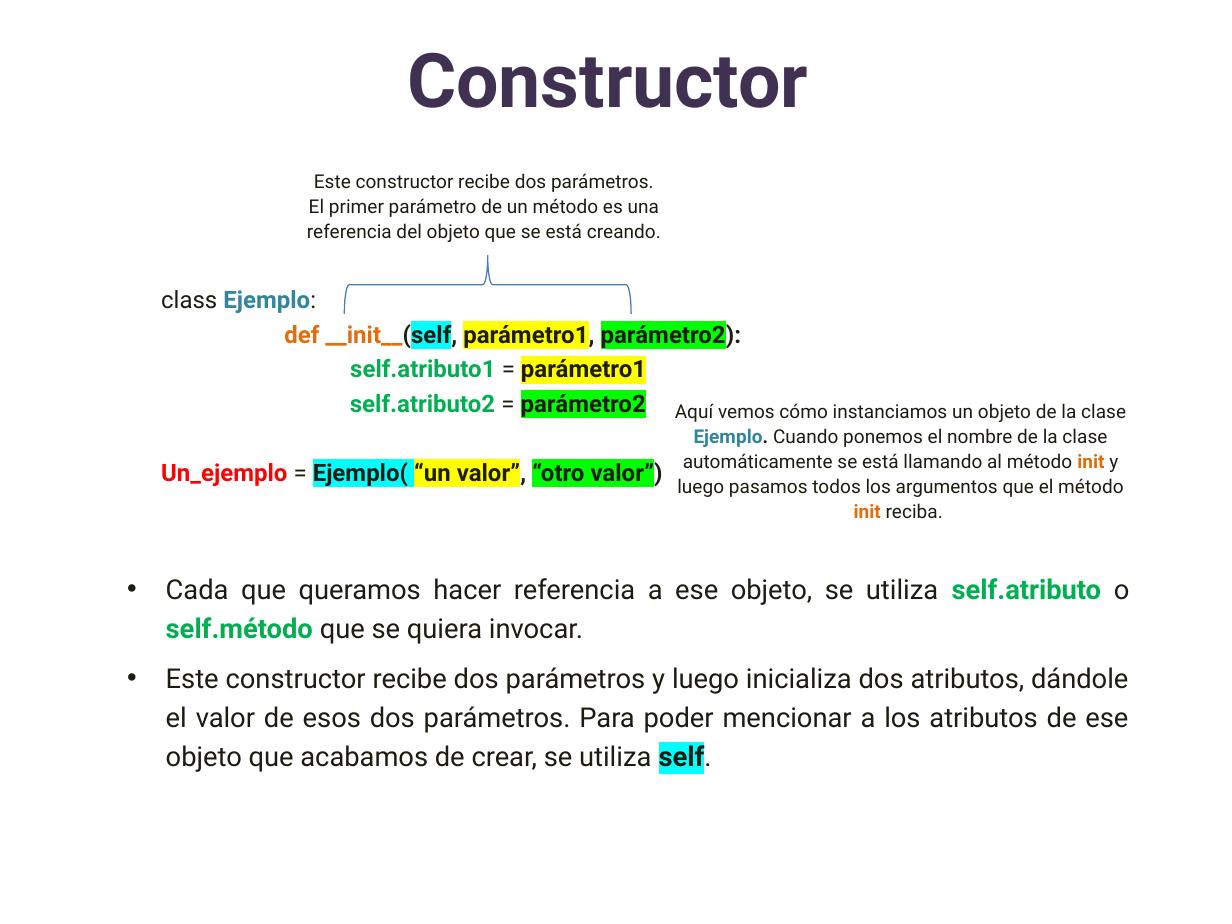
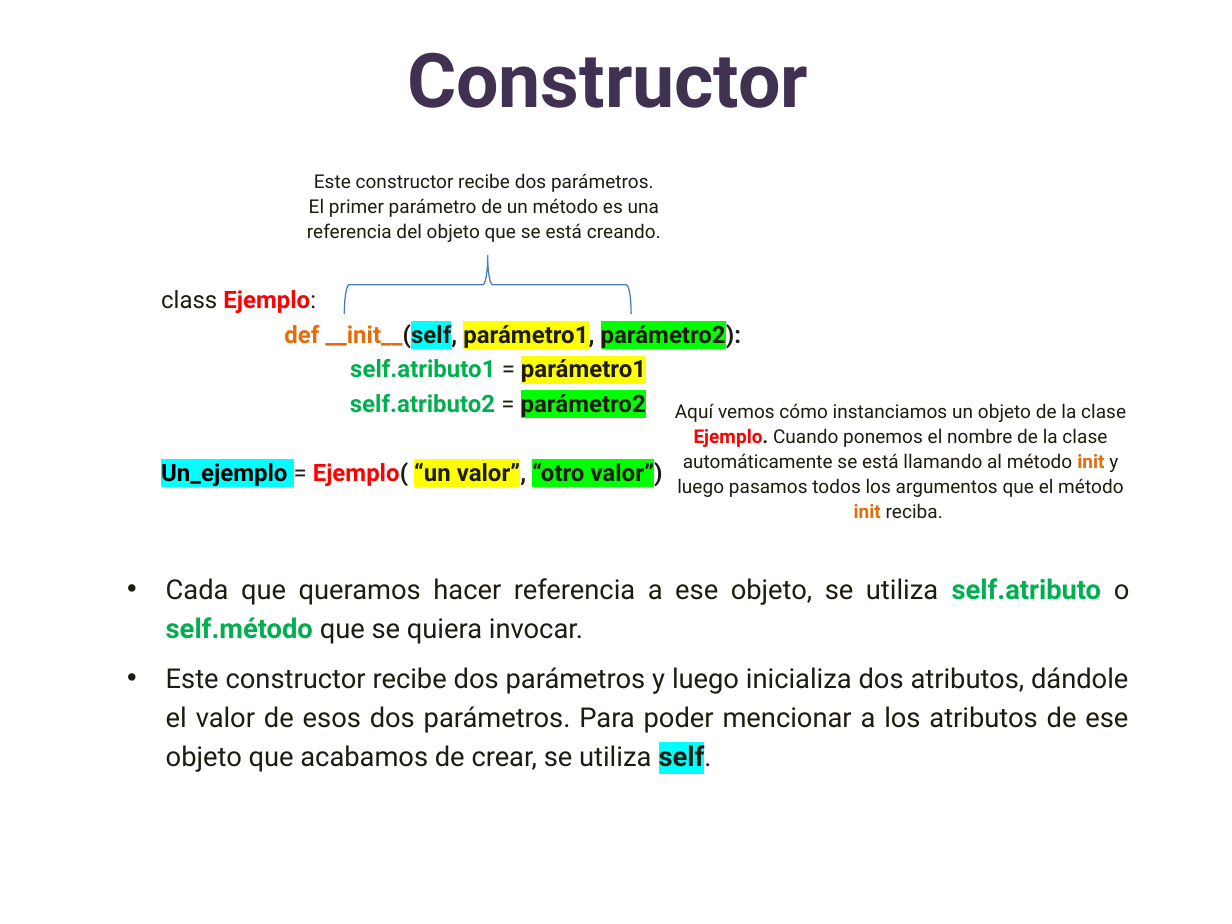
Before and after one commit to lizetheP/Analitica, a slide deck: slide 23 of CalendarioAgo2023/presentaciones/14_POO.pptx (slide 24 before the commit). Drawn at 1232x924 pixels with LibreOffice and Linux fonts; fonts in the diff are those of the drawing. Boxes give left, top, right and bottom in pixels: in the first picture for what was removed or moved away, otherwise in the second. Text is boxed around its words. In the diff, an @@ line names an element or a change of style, - is before the commit and + after.

```diff
--- a/CalendarioAgo2023/presentaciones/14_POO.pptx
+++ b/CalendarioAgo2023/presentaciones/14_POO.pptx
@@ text at bbox=[161, 290, 663, 487]: text colour #31859C to #FF0000 in "Ejemplo:"; text colour #FF0000 to #000000, highlight none to #00FFFF in "Un_ejemplo"; text colour #1E1C11 to #FF0000, highlight #00FFFF to none in "Ejemplo(" @@
@@ text "Aquí vemos cómo instanciamos un ..." at bbox=[675, 403, 1126, 518]: text colour #31859C to #FF0000 in "Ejemplo." @@
```
Also in this commit, not shown: 8 other slides changed, 1 slide added, 1 slide removed.
